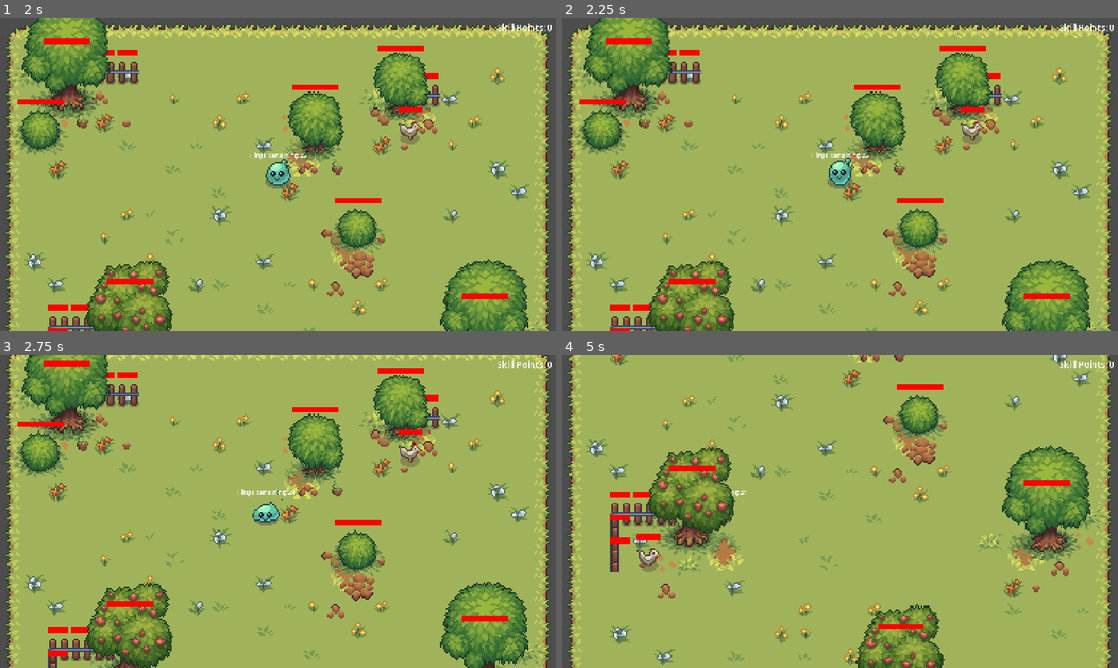
Above: before the commit, frames 1-4 (two rows, left to right).
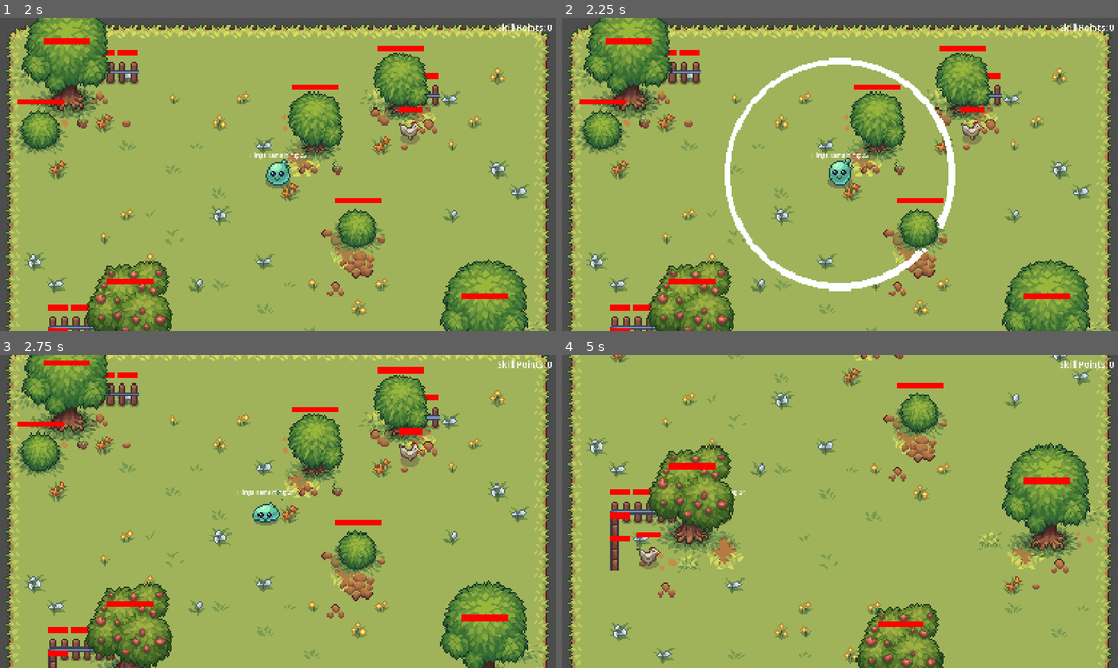
Above: after the commit, the same moments.

Repository: Auseawesome/HavenBounceBack
Game: Godot game, scene res://main.tscn
The game is run twice, just before and just after one commit, with the same random seed, the same clock (stepped at 60 frames per second) and the same inputs.
Inputs (mouse positions are in pixels of both pictures, inside the frame that each line leads up to):
- Up to frame 1 (2 s): click "Play Game!" at 0.5 s; click "Enter Level" at 1.25 s
- Up to frame 2 (2.25 s): drag from (840, 174) to (895, 105) at 2.02 s
- Up to frame 3 (2.75 s): no input
- Up to frame 4 (5 s): drag from (728, 527) to (812, 574) at 2.77 s; move the mouse to (895, 442) at 3.52 s; click (895, 442) at 3.67 s; drag from (812, 574) to (673, 464) at 4.27 s

Frame 1 is identical in both runs. In frame 2, 2.4% of the frame differs, in the area x 29-71%, y 12-88%; in frame 3, 1.9%; in frame 4, 14%, in the area x 0-99%, y 0-100%.

Commit message:
Add drag max and proper scaling

Diff:
--- a/world/player.gd
+++ b/world/player.gd
@@ -2,9 +2,10 @@
 
 var click_listen: bool
 var click_held: bool
-var click_pos: Vector2
 
 var remaining_flings: int = 25
+
+var speed_scale_factor: float = 320
 
 # Called when the node enters the scene tree for the first time.
 func _ready() -> void:
@@ -15,21 +16,25 @@
 		return
 
 	if event.pressed:
-		start_fling(event.global_position)
+		start_fling()
 		return
 
 	if click_held:
-		handle_fling(click_pos - event.global_position)
+		handle_fling(event.global_position)
 
-func start_fling(mousePos: Vector2) -> void:
-	if !click_listen:
-		return
+func start_fling() -> void:
+	if click_listen:
+		click_held = true
+		$DragMax.visible = true
 
-	click_pos = mousePos
-	click_held = true
+func handle_fling(mouse_pos: Vector2) -> void:
+	$DragMax.visible = false
 
-func handle_fling(flingVec: Vector2) -> void:
-	linear_velocity += flingVec
+	var fling_vec := global_position - mouse_pos
+	var clamped_length := clampf(fling_vec.length() / 316, 0, 1)
+	var clamped_fling_vec := fling_vec.normalized() * clamped_length
+
+	linear_velocity += clamped_fling_vec * speed_scale_factor
 	click_held = false
 	remaining_flings -= 1
 	$"Control/Label".text = "Flings Remaining: " + str(remaining_flings)
--- a/world/player.tscn
+++ b/world/player.tscn
@@ -2,6 +2,7 @@
 
 [ext_resource type="Texture2D" uid="uid://b2t52fd3nved1" path="res://sprites/player/Slime1_Idle_with_shadow.png" id="1_4flbx"]
 [ext_resource type="Script" uid="uid://cu7qdgr4lojfg" path="res://world/player.gd" id="1_onrkg"]
+[ext_resource type="Texture2D" uid="uid://dtu5byllxuftr" path="res://sprites/player/drag_max.png" id="3_mmw4h"]
 
 [sub_resource type="PhysicsMaterial" id="PhysicsMaterial_udeww"]
 friction = 0.02
@@ -242,6 +243,11 @@
 [node name="CollisionShape2D" type="CollisionShape2D" parent="ClickArea" unique_id=714844918]
 shape = SubResource("CircleShape2D_n3oya")
 
+[node name="DragMax" type="Sprite2D" parent="." unique_id=2115133345]
+visible = false
+scale = Vector2(4, 4)
+texture = ExtResource("3_mmw4h")
+
 [connection signal="body_entered" from="." to="." method="_on_collision"]
 [connection signal="mouse_entered" from="ClickArea" to="." method="_on_click_area_enter"]
 [connection signal="mouse_exited" from="ClickArea" to="." method="_on_click_area_exit"]
Binary file added: sprites/player/drag_max.png
Not shown, added: sprites/player/drag_max.png.import
